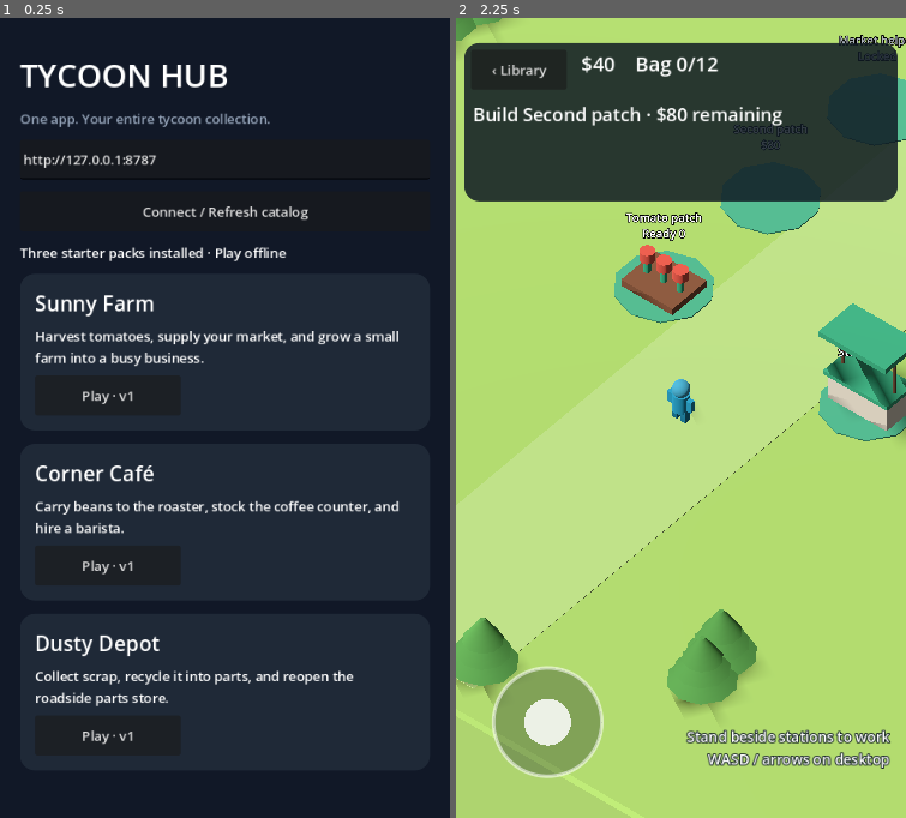
Above: before the commit, frames 1-2 (left to right).
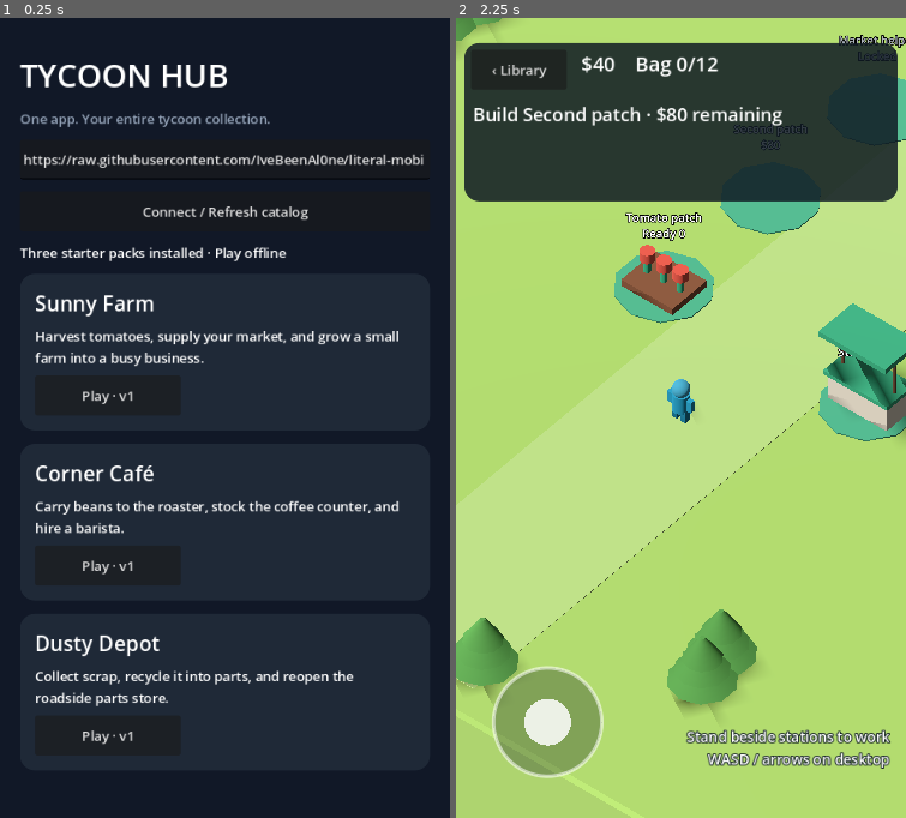
Above: after the commit, the same moments.

Repository: IveBeenAl0ne/literal-mobile-slop
Game: Godot game, scene res://main.tscn
Two runs of this game, one before a commit and one after it. Both use one fixed random seed, a clock stepped at 60 frames per second and the inputs below.
Inputs:
- Up to frame 1 (0.25 s): no input
- Up to frame 2 (2.25 s): click "Play · v1" at 0.5 s; click "‹ Library" at 1.25 s; click "Play · v1" at 2 s

The runs differ from the first frame. In frame 1, 0.7% of the frame differs, in the area x 11-95%, y 17-19%; in frame 2, nothing differs.

Commit message:
Serve downloadable tycoon packs from static GitHub hosting

Diff:
--- /dev/null
+++ b/client/catalog.json
@@ -0,0 +1,37 @@
+{
+  "format": 1,
+  "packs": [
+    {
+      "id": "apple_orchard",
+      "version": 1,
+      "title": "Apple Orchard",
+      "description": "Downloadable farm variant: gather apples, press juice, and expand your orchard.",
+      "sha256": "5a37b0e78df9fd866e4661cfb2632f5995d18e9c6edcd681a926cb3de40d2f11",
+      "size": 2255
+    },
+    {
+      "id": "corner_cafe",
+      "version": 1,
+      "title": "Corner Caf\u00e9",
+      "description": "Carry beans to the roaster, stock the coffee counter, and hire a barista.",
+      "sha256": "871c9d2325b2350d38fd471401c1ff2e2ec831a5be6652cf570cfc50ddaa447d",
+      "size": 2214
+    },
+    {
+      "id": "dusty_depot",
+      "version": 1,
+      "title": "Dusty Depot",
+      "description": "Collect scrap, recycle it into parts, and reopen the roadside parts store.",
+      "sha256": "e36c0b4ea68910aac0ac44043c7242ade3ba17b4ebac9ff5a69dba989ef4c0a6",
+      "size": 2188
+    },
+    {
+      "id": "sunny_farm",
+      "version": 1,
+      "title": "Sunny Farm",
+      "description": "Harvest tomatoes, supply your market, and grow a small farm into a busy business.",
+      "sha256": "3397b0bd8fcfc7019583bb57f040efeab21e18cc3df4a1566709616476ff45c1",
+      "size": 2255
+    }
+  ]
+}
--- /dev/null
+++ b/client/packs/apple_orchard.json
@@ -0,0 +1,130 @@
+{
+  "format": 1,
+  "id": "apple_orchard",
+  "title": "Apple Orchard",
+  "description": "Downloadable farm variant: gather apples, press juice, and expand your orchard.",
+  "version": 1,
+  "starting_cash": 40,
+  "theme": {
+    "ground": "a9cf72",
+    "accent": "e58b3e",
+    "player": "eac04d"
+  },
+  "items": [
+    {
+      "id": "apple",
+      "color": "db403b"
+    },
+    {
+      "id": "juice",
+      "color": "ffae64"
+    }
+  ],
+  "stations": [
+    {
+      "id": "patch",
+      "kind": "source",
+      "name": "Apple trees",
+      "position": [
+        -4,
+        2
+      ],
+      "cost": 0,
+      "input": "",
+      "output": "apple",
+      "price": 0,
+      "cycle": 2,
+      "capacity": 8,
+      "requires": []
+    },
+    {
+      "id": "market",
+      "kind": "shop",
+      "name": "Farm market",
+      "position": [
+        4,
+        2
+      ],
+      "cost": 0,
+      "input": "apple",
+      "output": "",
+      "price": 12,
+      "cycle": 2,
+      "capacity": 8,
+      "requires": []
+    },
+    {
+      "id": "orchard",
+      "kind": "source",
+      "name": "Second orchard",
+      "position": [
+        -4,
+        -3
+      ],
+      "cost": 80,
+      "input": "",
+      "output": "apple",
+      "price": 0,
+      "cycle": 2,
+      "capacity": 8,
+      "requires": [
+        "market"
+      ]
+    },
+    {
+      "id": "press",
+      "kind": "processor",
+      "name": "Juice press",
+      "position": [
+        4,
+        -3
+      ],
+      "cost": 160,
+      "input": "apple",
+      "output": "juice",
+      "price": 0,
+      "cycle": 2,
+      "capacity": 8,
+      "requires": [
+        "orchard"
+      ]
+    },
+    {
+      "id": "bar",
+      "kind": "shop",
+      "name": "Juice stand",
+      "position": [
+        4,
+        -8
+      ],
+      "cost": 200,
+      "input": "juice",
+      "output": "",
+      "price": 32,
+      "cycle": 2,
+      "capacity": 8,
+      "requires": [
+        "press"
+      ]
+    },
+    {
+      "id": "helper",
+      "kind": "worker",
+      "name": "Market helper",
+      "position": [
+        -4,
+        -8
+      ],
+      "cost": 220,
+      "input": "",
+      "output": "",
+      "price": 0,
+      "cycle": 1.5,
+      "capacity": 8,
+      "requires": [
+        "orchard"
+      ],
+      "target": "market"
+    }
+  ]
+}
--- a/client/scripts/hub.gd
+++ b/client/scripts/hub.gd
@@ -6,7 +6,7 @@
 var url: LineEdit
 var catalog: Array = []
 var installed: Dictionary = {}
-var base_url = "http://127.0.0.1:8787"
+var base_url = "https://raw.githubusercontent.com/IveBeenAl0ne/literal-mobile-slop/main/client"
 var busy = false
 var world: Node3D
 
Not shown, changed: .github/workflows/build.yml
Not shown, added: .github/workflows/catalog-pages.yml
Not shown, changed: README.md
Not shown, added: tools/export_catalog.py
